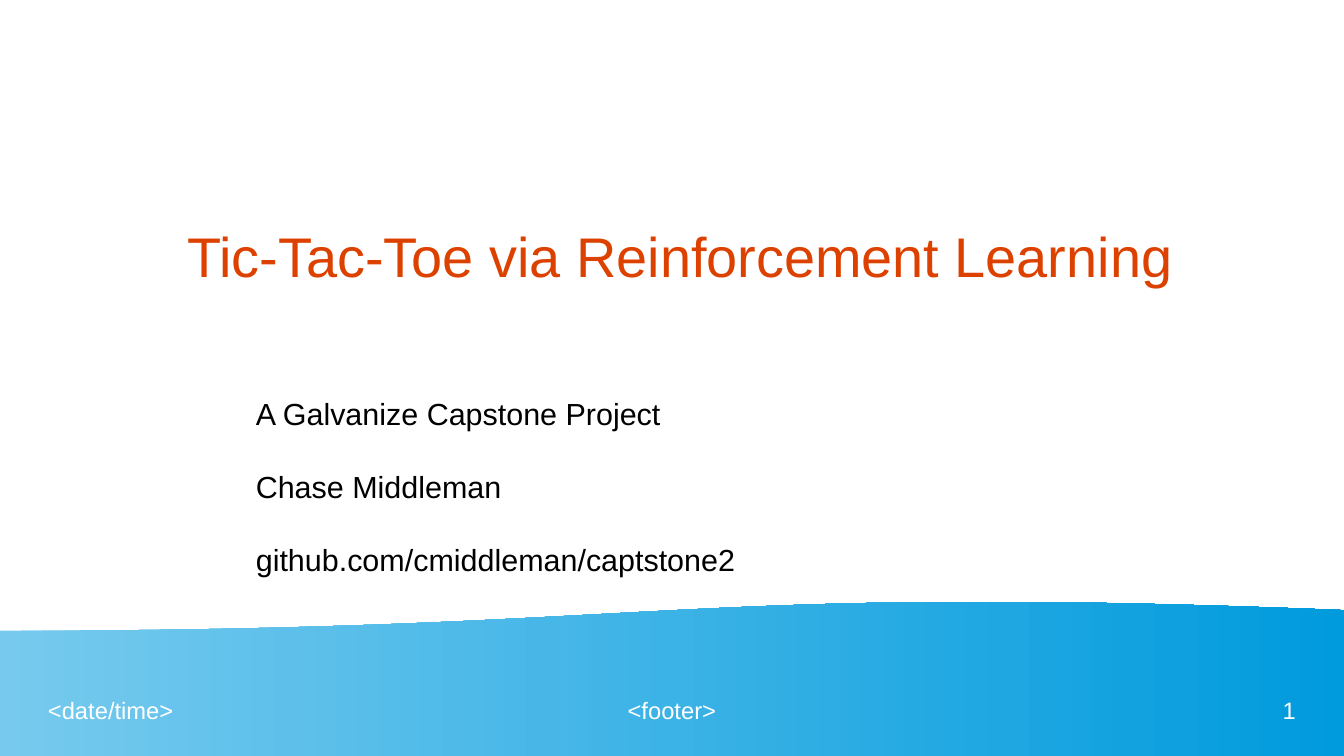
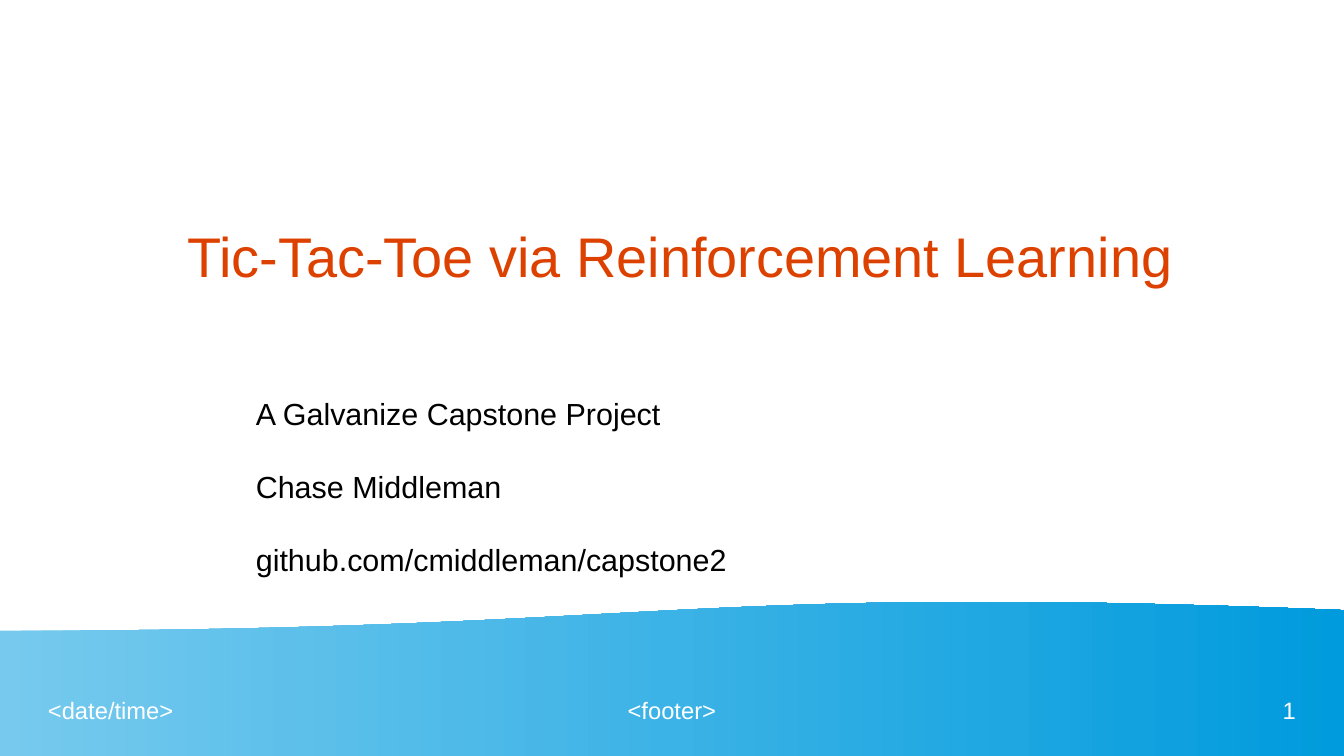
Before and after one commit to cmiddleman/DQNagent, a slide deck: slide 1 of presentation.odp. Drawn at 1344x756 pixels with LibreOffice and Linux fonts; fonts in the diff are those of the drawing. Boxes give left, top, right and bottom in pixels: in the first picture for what was removed or moved away, otherwise in the second. Text is boxed around its words. In the diff, an @@ line names an element or a change of style, - is before the commit and + after.

```diff
--- a/presentation.odp
+++ b/presentation.odp
@@ text at (x1=256, y1=549, x2=727, y2=577): text changed @@
-github.com/cmiddleman/captstone2
+github.com/cmiddleman/capstone2
```
Also in this commit, not shown: 2 other slides changed, 26 slides added, 4 slides removed, 4 other files.
